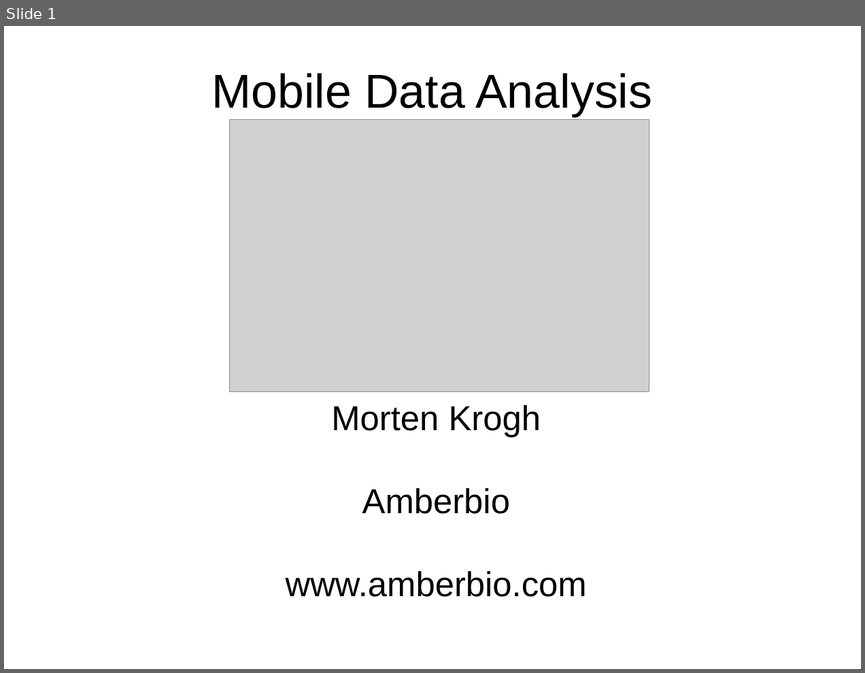
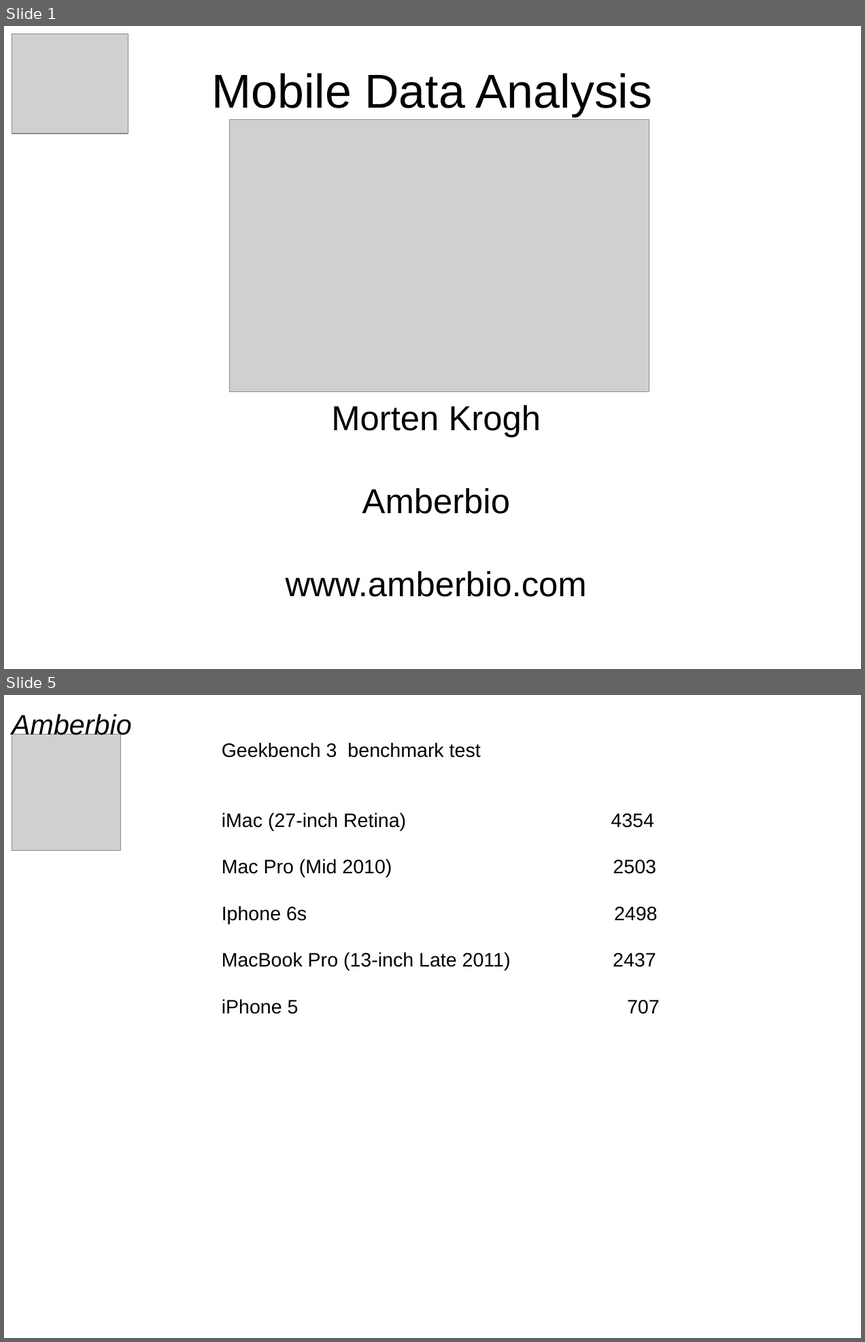
Before and after one commit to morten-krogh/amberbio-www, a slide deck: presentations/BigData.odp. Shown one above the other, each under a label of ours: slide 1 before the commit, slides 1 and 5 after it; the slides between them are not shown. The pictures are 865x673 and 865x1342 pixels, drawn with LibreOffice and Linux fonts; fonts in the diff are those of the drawing; grey boxes stand for pictures. Boxes give left, top, right and bottom in pixels: in the first picture for what was removed or moved away, otherwise in the second. Text is boxed around its words. In the diff, an @@ line names an element or a change of style, - is before the commit and + after.

```diff
--- a/presentations/BigData.odp
+++ b/presentations/BigData.odp
@@ slide 5 added at (x1=4, y1=695, x2=861, y2=1338), background #FFFFFF @@
@@ text added at (x1=11, y1=714, x2=132, y2=740), 26 pt, text #000000, italic @@
+Amberbio
@@ picture added at (x1=11, y1=734, x2=121, y2=851) @@
@@ text added at (x1=222, y1=743, x2=660, y2=1014), 18 pt, text #000000 @@
+Geekbench 3 benchmark test
+iMac (27-inch Retina) 4354
+Mac Pro (Mid 2010) 2503
+Iphone 6s 2498
+MacBook Pro (13-inch Late 2011) 2437
+iPhone 5 707
@@ slide 1 changed as well @@
@@ picture added at (x1=11, y1=33, x2=128, y2=133) @@
```
Also in this commit, not shown: 3 other slides added.
